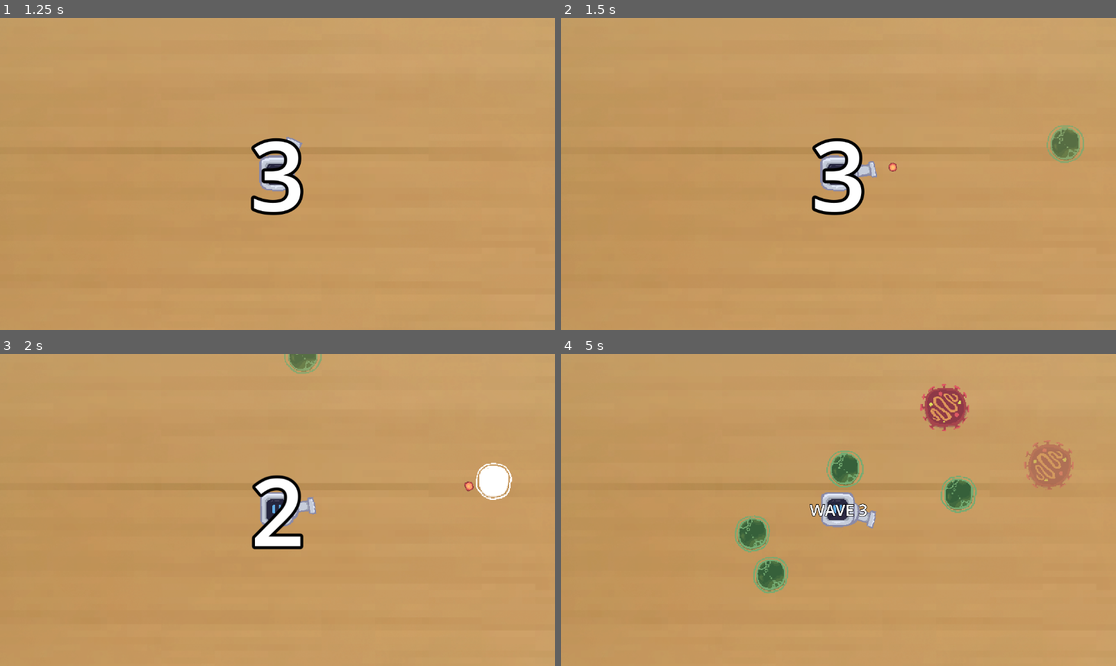
Above: before the commit, frames 1-4 (two rows, left to right).
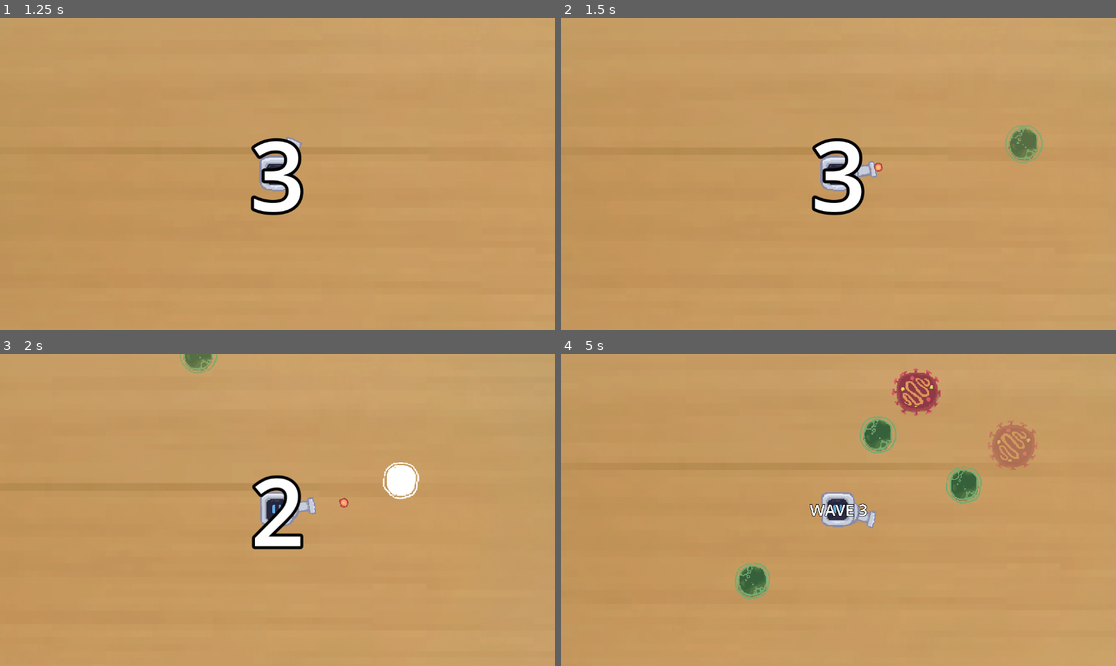
Above: after the commit, the same moments.

Repository: kaminaryu/um-gamejam
Game: Godot game, scene res://src/scenes/main_menu.tscn
Same seed, same stepped clock (60 frames per second), same inputs: the game is played once before the commit and once after it.
Inputs (mouse positions are in pixels of both pictures, inside the frame that each line leads up to):
- Up to frame 1 (1.25 s): click "Play" at 0.5 s
- Up to frame 2 (1.5 s): tap Enter at 1.25 s; move the mouse to (960, 158) at 1.27 s; hold D (move_right) from 1.28 s (still down); tap Shift (dash) at 1.35 s; click (960, 158) at 1.42 s
- Up to frame 3 (2 s): keep holding D (move_right)
- Up to frame 4 (5 s): release D (move_right) at 2 s; drag from (727, 525) to (810, 572) at 2.02 s; move the mouse to (894, 441) at 2.77 s; hold D (move_right) 2.78-3.5 s; tap Enter at 2.85 s; drag from (810, 572) to (672, 463) at 3.52 s; move the mouse to (1005, 556) at 4.27 s; hold A (move_left) from 4.28 s (still down); tap Shift (dash) at 4.35 s

Frame 1 is identical in both runs. In frame 2, 1.2% of the frame differs, in the area x 56-95%, y 34-50%; in frame 3, 1.8%; in frame 4, 5.9%, in the area x 31-93%, y 4-79%.
Error before the commit: Parse Error: Used tab character for indentation instead of space as used before in the file. (res://src/player/player.gd:22)

Commit message:
Tf did i just add

Diff:
--- a/src/player/player.gd
+++ b/src/player/player.gd
@@ -14,9 +14,9 @@
 
 
 func _ready():
-    current_health = MAX_HEALTH
+	current_health = MAX_HEALTH
 
-    $IFrames.finished_iframe.connect(_on_finished_iframe)
+	$IFrames.finished_iframe.connect(_on_finished_iframe)
 
 
 func _physics_process(delta: float) -> void:
@@ -65,56 +65,56 @@
 # Inside your Player script
 
 func apply_knockback(from_position: Vector2) -> void:
-    if (_is_invincible) :
-        return
+	if (_is_invincible) :
+		return
 
-    # Calculate direction from the enemy to the player
-    var push_dir = from_position.direction_to(global_position)
+	# Calculate direction from the enemy to the player
+	var push_dir = from_position.direction_to(global_position)
 
-    # Set the knockback_velocity (the variable used in your handle_movement)
-    knockback_velocity = push_dir * rebound_strength
+	# Set the knockback_velocity (the variable used in your handle_movement)
+	knockback_velocity = push_dir * rebound_strength
 
 
 func take_damage(dmg: int):
-    if (_is_invincible) :
-        return
+	if (_is_invincible) :
+		return
 
-    $IFrames.apply_iframe()
-    $PassiveHealing.stop_healing()
-    _is_invincible = true
+	$IFrames.apply_iframe()
+	$PassiveHealing.stop_healing()
+	_is_invincible = true
 
-    current_health -= dmg
+	current_health -= dmg
 
-    print("taking damage: ", current_health)
+	print("taking damage: ", current_health)
 
-    var sprite = $Sprite2D
-    var tween = create_tween()
+	var sprite = $Sprite2D
+	var tween = create_tween()
 
-    sprite.modulate = Color(10,10,10)
+	sprite.modulate = Color(10,10,10)
 
-    tween.tween_property(sprite, "modulate", Color.WHITE, 0.2)\
-        .set_trans(Tween.TRANS_SINE)\
-        .set_ease(Tween.EASE_IN_OUT)
+	tween.tween_property(sprite, "modulate", Color.WHITE, 0.2)\
+		.set_trans(Tween.TRANS_SINE)\
+		.set_ease(Tween.EASE_IN_OUT)
 
-    if current_health <= 0:
-        GameMaster.player_death()
+	if current_health <= 0:
+		GameMaster.player_death()
 
 
 func die():
-    death.emit()
-    queue_free()
+	death.emit()
+	queue_free()
 
 
 func heal() -> void :
-    var delta_health = randi_range(3, 5)
-    current_health += delta_health
-    current_health = min(current_health, MAX_HEALTH)
-    print("Healing (", delta_health, "): ", current_health)
+	var delta_health = randi_range(3, 5)
+	current_health += delta_health
+	current_health = min(current_health, MAX_HEALTH)
+	print("Healing (", delta_health, "): ", current_health)
 
 
 func _on_finished_iframe() -> void :
-    _is_invincible = false
-    $PassiveHealing.init_healing()
+	_is_invincible = false
+	$PassiveHealing.init_healing()
 
 
 signal death
--- a/src/player/player.tscn
+++ b/src/player/player.tscn
@@ -87,6 +87,21 @@
 "speed": 10.0
 }]
 
+[sub_resource type="Animation" id="Animation_5f2sf"]
+length = 0.001
+tracks/0/type = "value"
+tracks/0/imported = false
+tracks/0/enabled = true
+tracks/0/path = NodePath("..:modulate")
+tracks/0/interp = 1
+tracks/0/loop_wrap = true
+tracks/0/keys = {
+"times": PackedFloat32Array(0),
+"transitions": PackedFloat32Array(1),
+"update": 0,
+"values": [Color(1, 1, 1, 1)]
+}
+
 [sub_resource type="Animation" id="Animation_jiejy"]
 resource_name = "flashing"
 tracks/0/type = "value"
@@ -100,21 +115,6 @@
 "transitions": PackedFloat32Array(1, 1, 1, 1, 1, 1, 1, 1, 1, 1, 1, 1, 1, 1, 1, 1, 1, 1, 1, 1, 1, 1, 1, 1, 1, 1, 1, 1, 1, 1, 1, 1, 1, 1, 1, 1, 1, 1, 1, 1, 1),
 "update": 0,
 "values": [Color(1, 1, 1, 1), Color(1, 1, 1, 0.498039), Color(1, 1, 1, 1), Color(1, 1, 1, 0.498039), Color(1, 1, 1, 1), …(810 unchanged characters)…
-}
-
-[sub_resource type="Animation" id="Animation_5f2sf"]
-length = 0.001
-tracks/0/type = "value"
-tracks/0/imported = false
-tracks/0/enabled = true
-tracks/0/path = NodePath("..:modulate")
-tracks/0/interp = 1
-tracks/0/loop_wrap = true
-tracks/0/keys = {
-"times": PackedFloat32Array(0),
-"transitions": PackedFloat32Array(1),
-"update": 0,
-"values": [Color(1, 1, 1, 1)]
 }
 
 [sub_resource type="AnimationLibrary" id="AnimationLibrary_o822w"]
--- a/src/scenes/death_screen.tscn
+++ b/src/scenes/death_screen.tscn
@@ -6,10 +6,6 @@
 [node name="DeathScreen" type="CanvasLayer"]
 process_mode = 3
 script = ExtResource("1_l20v2")
-
-[node name="AudioStreamPlayer2D" type="AudioStreamPlayer2D" parent="."]
-stream = ExtResource("2_vvawb")
-autoplay = true
 
 [node name="Control" type="Control" parent="."]
 layout_mode = 3
@@ -62,5 +58,9 @@
 scale = Vector2(3, 3)
 text = "Menu"
 
+[node name="AudioStreamPlayer" type="AudioStreamPlayer" parent="."]
+stream = ExtResource("2_vvawb")
+autoplay = true
+
 [connection signal="pressed" from="Control/RestartButton" to="." method="_on_restart_button_pressed"]
 [connection signal="pressed" from="Control/MenuButton" to="." method="_on_menu_button_pressed"]
--- a/src/scenes/label.gd
+++ b/src/scenes/label.gd
@@ -1,9 +1,9 @@
 extends Label
 
-var audio: AudioStreamPlayer2D
+var audio: AudioStreamPlayer
 
 func _ready() -> void:
-	audio = $"../../AudioStreamPlayer2D"
+	audio = $"../../AudioStreamPlayer"
 	audio.volume_db = -10
 	WaveHandler.increased_wave.connect(_on_wave_increased)
 	# Start the very first sequence
--- a/src/scenes/main.tscn
+++ b/src/scenes/main.tscn
@@ -49,6 +49,6 @@
 vertical_alignment = 1
 script = ExtResource("4_5dlwx")
 
-[node name="AudioStreamPlayer2D" type="AudioStreamPlayer2D" parent="."]
+[node name="AudioStreamPlayer" type="AudioStreamPlayer" parent="."]
 stream = ExtResource("5_o81g6")
 autoplay = true
Not shown: 1 places in src/player/player.tscn that only renumber resources
